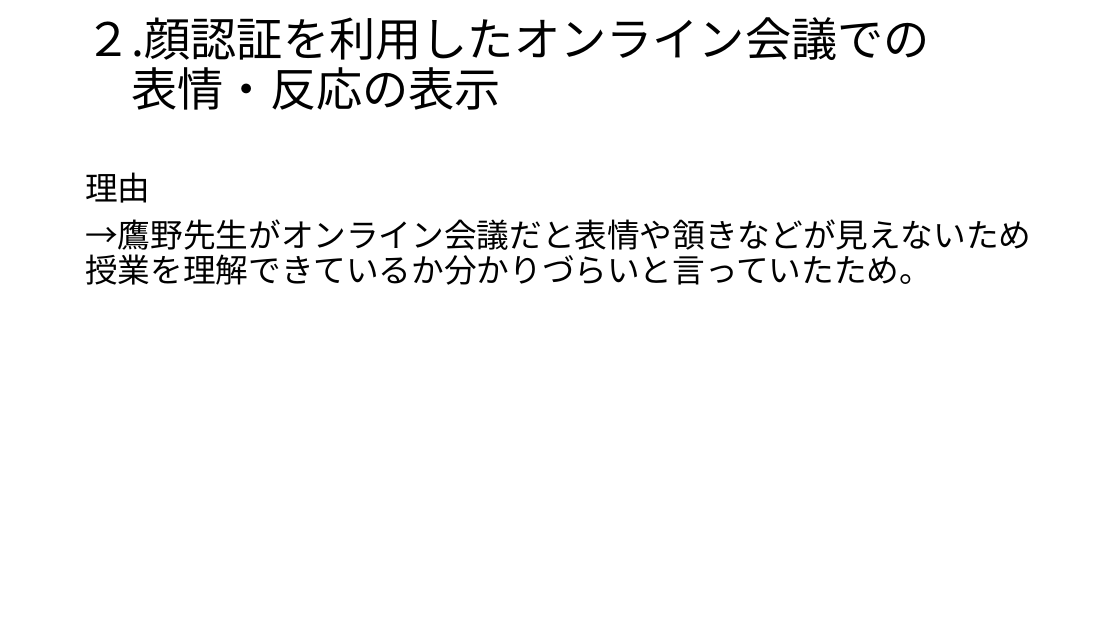
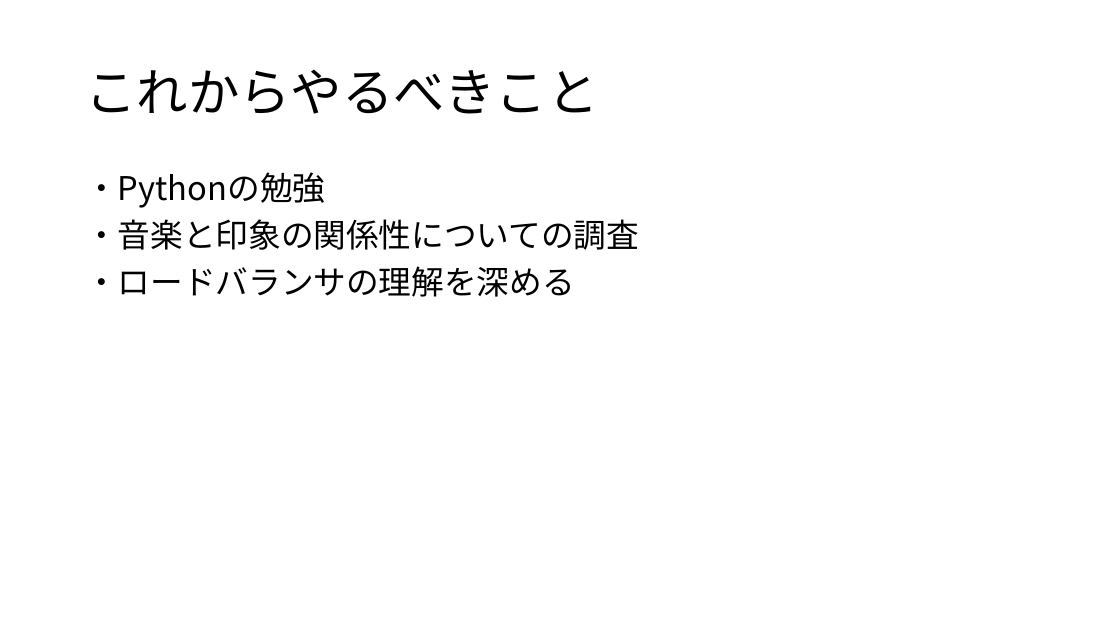
Before and after one commit to kait-takanolab/1821144-yoshii-thesis, a slide deck: slide 4 of 1821144_yoshii_sotsuken.pptx. Drawn at 1120x630 pixels with LibreOffice and Linux fonts; fonts in the diff are those of the drawing. Boxes give left, top, right and bottom in pixels: in the first picture for what was removed or moved away, otherwise in the second. Text is boxed around its words. In the diff, an @@ line names an element or a change of style, - is before the commit and + after.

```diff
--- a/1821144_yoshii_sotsuken.pptx
+++ b/1821144_yoshii_sotsuken.pptx
@@ title at (85,69,598,114): text changed; size 39.6 to 44 pt @@
-２.顔認証を利用したオンライン会議での
-表情・反応の表示
+これからやるべきこと
@@ text at (85,172,639,297): text changed @@
-理由
-→鷹野先生がオンライン会議だと表情や頷きなどが見えないため授業を理解できているか分かりづらいと言っていたため。
+・Pythonの勉強
+・音楽と印象の関係性についての調査
+・ロードバランサの理解を深める
```
Also in this commit, not shown: 3 slides added, 3 slides removed.
